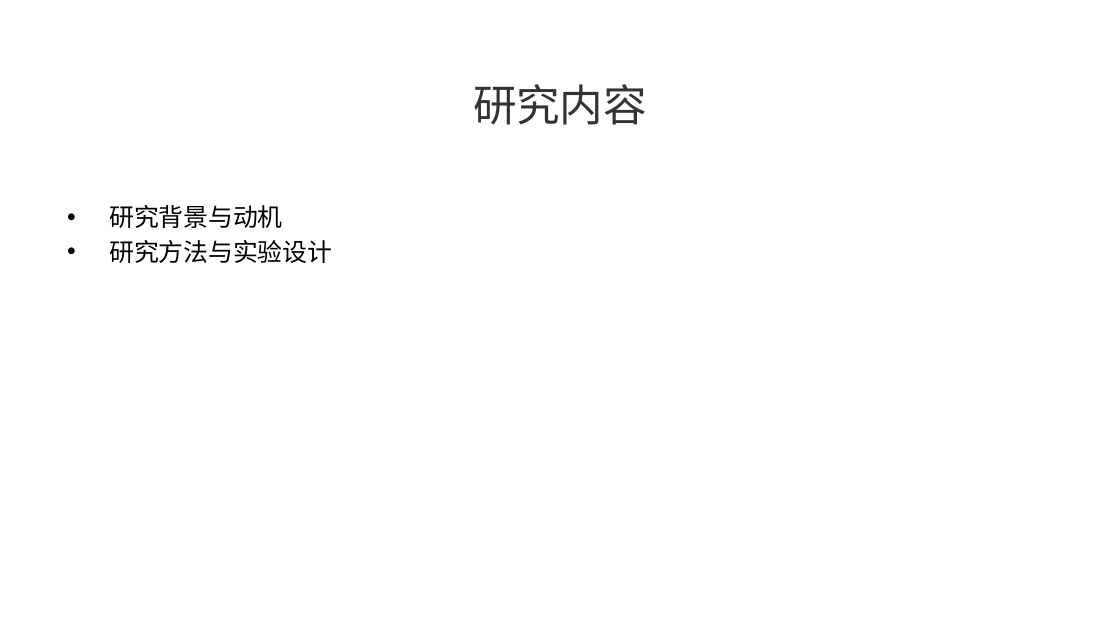
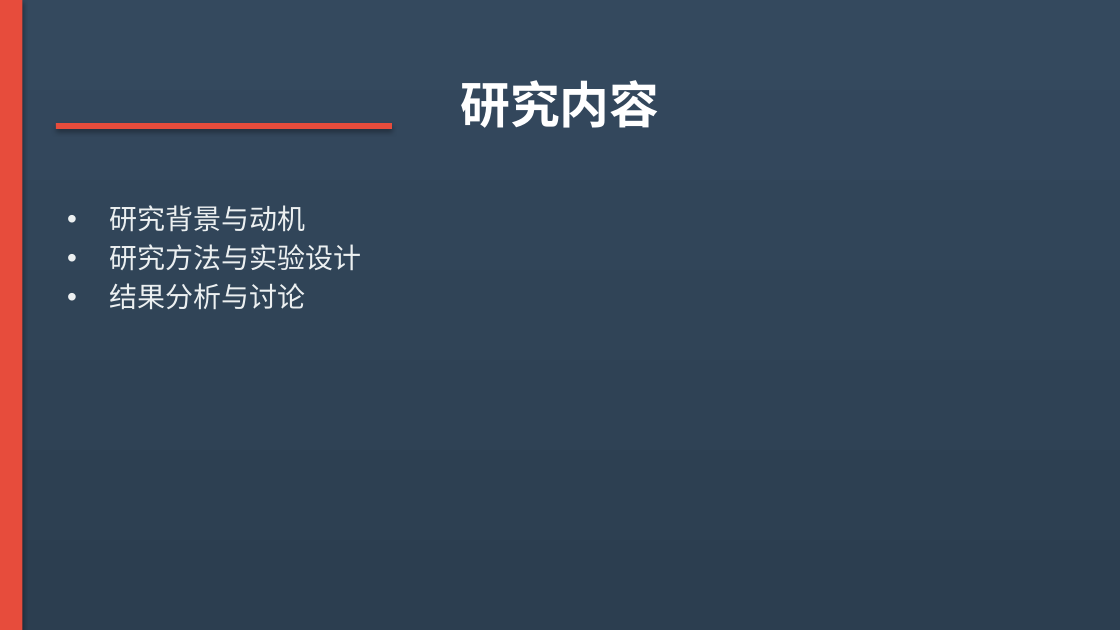
Before and after one commit to tangdazhu/extractdoc, a slide deck: slide 2 of config/templates/academic_template.pptx. Drawn at 1120x630 pixels with LibreOffice and Linux fonts; fonts in the diff are those of the drawing. Boxes give left, top, right and bottom in pixels: in the first picture for what was removed or moved away, otherwise in the second. Text is boxed around its words. In the diff, an @@ line names an element or a change of style, - is before the commit and + after.

```diff
--- a/config/templates/academic_template.pptx
+++ b/config/templates/academic_template.pptx
@@ background #FFFFFF to gradient #2C3E50 to #34495E @@
@@ rectangle added at box(0, 0, 22, 629), fill #E74C3C @@
@@ title "研究内容" at box(460, 80, 659, 128): size 28 to 32 pt, text colour #333333 to #FFFFFF, bold on @@
@@ rectangle added at box(56, 123, 392, 129), fill #E74C3C @@
@@ text at box(109, 205, 361, 271): size 16 to 18 pt, text colour #000000 to #ECF0F1 in "研究背景与动机", "研究方法与实验设计" @@
@@ text at box(109, 283, 305, 310): paragraph added @@
+• 结果分析与讨论
```
Also in this commit, not shown: 1 other slide changed, 4 other files.
